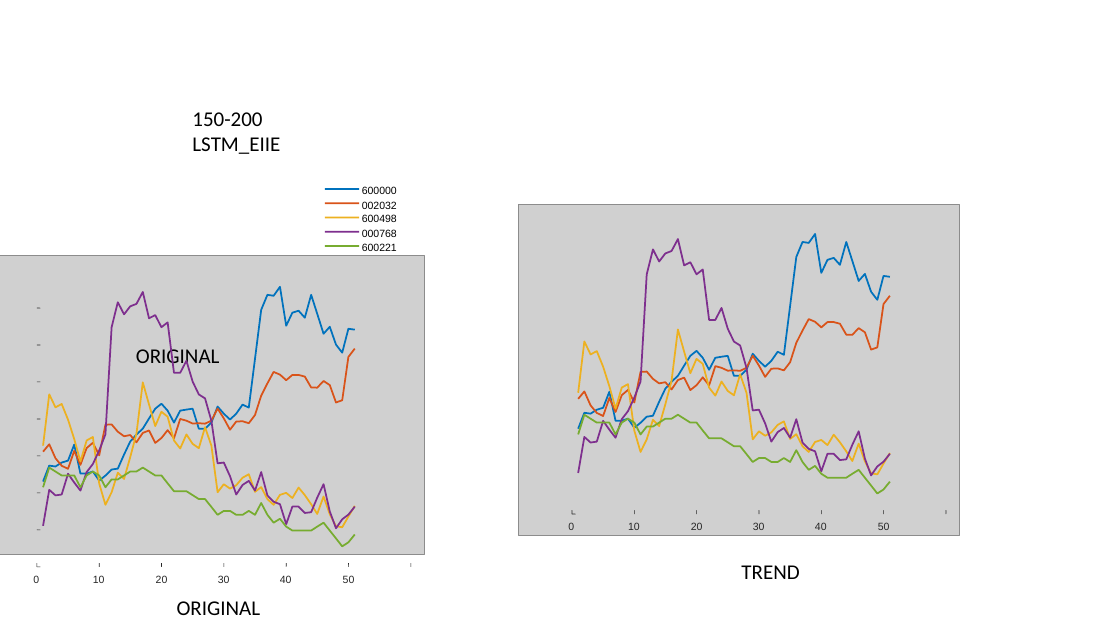
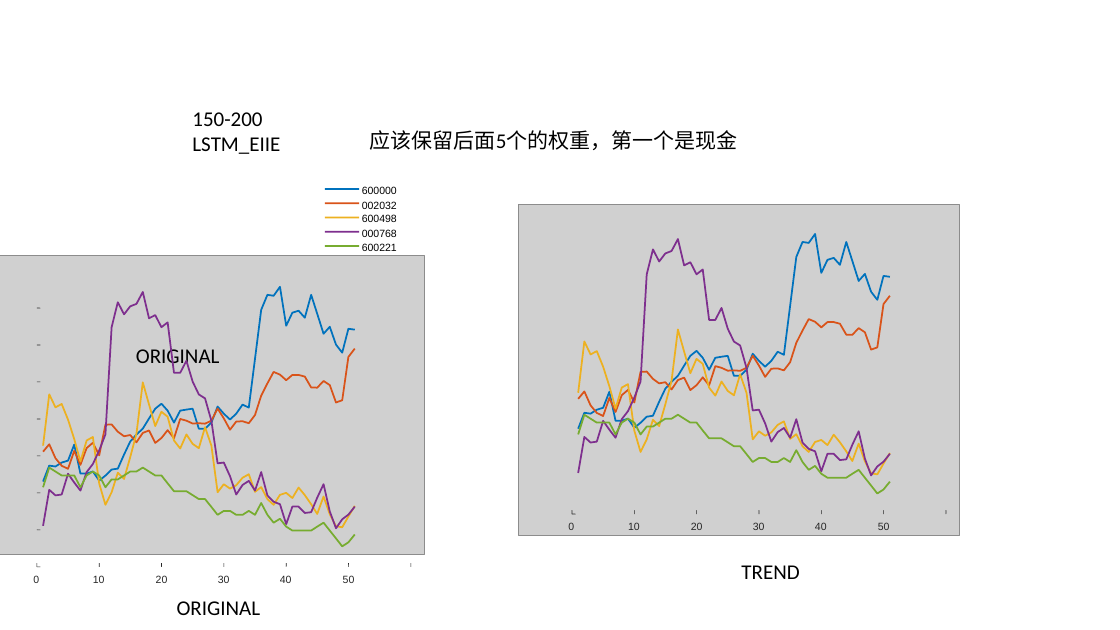
Before and after one commit to MCCCSunny/PGPortfolio, a slide deck: slide 2 of result_analysis/weights.pptx. Drawn at 1120x630 pixels with LibreOffice and Linux fonts; fonts in the diff are those of the drawing; grey boxes stand for pictures. Boxes give left, top, right and bottom in pixels: in the first picture for what was removed or moved away, otherwise in the second. Text is boxed around its words. In the diff, an @@ line names an element or a change of style, - is before the commit and + after.

```diff
--- a/result_analysis/weights.pptx
+++ b/result_analysis/weights.pptx
@@ text added at bbox=[370, 130, 738, 150], 18 pt, text #000000 @@
+应该保留后面5个的权重，第一个是现金
```
Also in this commit, not shown: 1 other slide changed, 1 other file.
